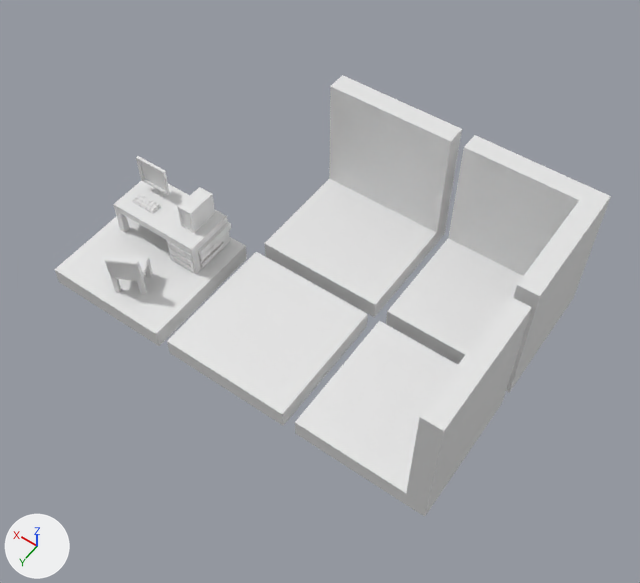
An edit to the COLLADA model mesh/tiles.dae, drawn before and after from the same camera.
Rendered twice from a camera (50 mm lens) standing at (-4.87, 7.69, 10.25) and looking at (-0.49, 1.57, 0.63). Every picture has the same lights, and +X, +Y and +Z are marked at lower left. Where no turn or scale is listed for an object, it has been applied to the vertices. Vertices at the same position are counted once.

The scene before the commit, as lines of its bpy script (objects in view):
```python
me_id18_001 = bpy.data.meshes.new('ID18.001')
me_id18_001.from_pydata(...)  # 16 vertices, 28 faces; spans x -1.0..1.0, y -1.0..1.0, z -0.16..2.0
me_id18_001.materials.append(mat_mat_003)  # white #e7e7e7
me_id27_001 = bpy.data.meshes.new('ID27.001')
me_id27_001.from_pydata(...)  # 16 vertices, 28 faces; spans x -1.0..1.0, y -1.0..1.0, z -0.16..2.0
me_id27_001.materials.append(mat_mat_003)  # white #e7e7e7
me_id36_001 = bpy.data.meshes.new('ID36.001')
me_id36_001.from_pydata(...)  # 26 vertices, 48 faces; spans x -1.0..1.0, y -1.0..1.0, z -0.15..2.0
me_id36_001.materials.append(mat_mat_003)  # white #e7e7e7
me_id45_001 = bpy.data.meshes.new('ID45.001')
me_id45_001.from_pydata(...)  # 508 vertices, 988 faces; spans x -1.0..1.0, y -1.0..1.0, z -0.15..1.33
me_id45_001.materials.append(mat_mat_003)  # white #e7e7e7
me_id9_001 = bpy.data.meshes.new('ID9.001')
me_id9_001.from_pydata(...)  # a box spanning x -1.0..1.0, y -1.0..1.0, z -0.15..0.15
me_id9_001.materials.append(mat_mat_003)  # white #e7e7e7
ob_tile_basic = bpy.data.objects.new('tile_basic', me_id9_001)
ob_tile_basic.location = (-0.06, 2.2, 0.0)
ob_tile_corner_base = bpy.data.objects.new('tile_corner_base', me_id36_001)
ob_tile_corner_base.location = (-2.26, 0.0, 0.0)
ob_tile_desk_1 = bpy.data.objects.new('tile_desk_1', me_id45_001)
ob_tile_desk_1.location = (2.14, 2.2, 0.0)
ob_tile_right_wall_base = bpy.data.objects.new('tile_right_wall_base', me_id18_001)
ob_tile_right_wall_base.location = (-2.26, 2.2, 0.0)
ob_tile_top_wall_base = bpy.data.objects.new('tile_top_wall_base', me_id27_001)
ob_tile_top_wall_base.location = (-0.06, 0.0, 0.0)
```
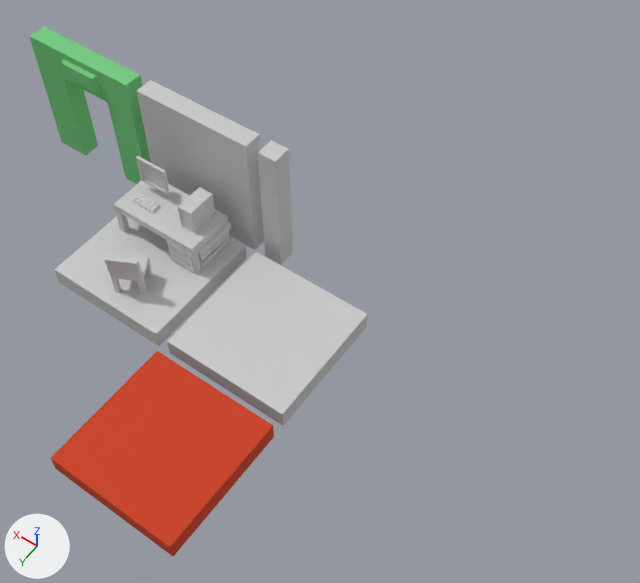
The newer file is also turned or shifted as a whole; pictures and numbers use the older file's frame.

Edits to the bpy script that builds the scene:
```text
Add mat_mat:
    mat_mat = principled_material('Mat')
    mat_mat.base_color = (0.604, 0.604, 0.604)  # light grey #cccccc
    mat_mat.roughness = 0.42
Add mat_mat_1:
    mat_mat_1 = principled_material('Mat.1')
    mat_mat_1.base_color = (0.604, 0.0482, 0.0107)  # red #cc3e1b
    mat_mat_1.roughness = 0.9
Add mat_mat_2:
    mat_mat_2 = principled_material('Mat.2')
    mat_mat_2.base_color = (0.176, 0.604, 0.21)  # green #74cc7e
    mat_mat_2.roughness = 0.9
Change me_id9_001:
    used by ob_tile_basic; location = (-0.06, 2.2, 0.0)
    remove me_id9_001.from_pydata(...)  # 8 vertices, 12 faces; spans x -1.0..1.0, y -1.0..1.0, z -0.15..0.15
    remove me_id9_001.materials.append(mat_mat_003)  # white #e7e7e7
    add me_id9_001.from_pydata(...)  # 8 vertices, 6 faces; spans x -1.0..1.0, y -1.0..1.0, z -0.15..0.15
    me_id9_001 part 1
    12 faces are deleted
    6 new faces join them
    add me_id9_001.materials.append(mat_mat)  # light grey #cccccc
Add me_tile_wall:
    me_tile_wall.from_pydata(...)  # a box spanning x -1.0..1.0, y 0.7..1.0, z -0.15..2.0
    me_tile_wall.materials.append(mat_mat)  # light grey #cccccc
Add me_tile_wall_corner:
    me_tile_wall_corner.from_pydata(...)  # a box spanning x 0.7..1.0, y 0.7..1.0, z -0.15..2.0
    me_tile_wall_corner.materials.append(mat_mat)  # light grey #cccccc
Add me_tile_fire:
    me_tile_fire.from_pydata(...)  # a box spanning x -1.0..1.0, y -1.0..1.0, z -0.15..0.15
    me_tile_fire.materials.append(mat_mat_1)  # red #cc3e1b
Add me_tile_exit:
    me_tile_exit.from_pydata(...)  # 32 vertices, 30 faces; spans x -1.0..1.0, y 0.7..1.06, z -0.15..2.0
    me_tile_exit.materials.append(mat_mat_2)  # green #74cc7e
Remove ob_tile_corner_base:
    ob_tile_corner_base = bpy.data.objects.new('tile_corner_base', me_id36_001)
    ob_tile_corner_base.location = (-2.26, 0.0, 0.0)
Remove ob_tile_top_wall_base:
    ob_tile_top_wall_base = bpy.data.objects.new('tile_top_wall_base', me_id27_001)
    ob_tile_top_wall_base.location = (-0.06, 0.0, 0.0)
Remove ob_tile_right_wall_base:
    ob_tile_right_wall_base = bpy.data.objects.new('tile_right_wall_base', me_id18_001)
    ob_tile_right_wall_base.location = (-2.26, 2.2, 0.0)
Add ob_tile_wall:
    ob_tile_wall = bpy.data.objects.new('tile_wall', me_tile_wall)
    ob_tile_wall.location = (2.14, 0.0, 0.0)
Add ob_tile_wall_corner:
    ob_tile_wall_corner = bpy.data.objects.new('tile_wall_corner', me_tile_wall_corner)
    ob_tile_wall_corner.location = (-0.06, 0.0, 0.0)
Add ob_tile_fire:
    ob_tile_fire = bpy.data.objects.new('tile_fire', me_tile_fire)
    ob_tile_fire.location = (-0.06, 4.4, 0.0)
Add ob_tile_exit:
    ob_tile_exit = bpy.data.objects.new('tile_exit', me_tile_exit)
    ob_tile_exit.location = (4.34, 0.0, 0.0)
```

Changed parts and their boxes [x1, y1, x2, y2] in the pictures (640 x 583 px):
'tile_corner_base', deleted
    before: [386, 135, 611, 392]
'tile_top_wall_base', deleted
    before: [264, 75, 462, 317]
'tile_right_wall_base', deleted
    before: [295, 296, 532, 516]
'tile_fire', added (red)
    after: [50, 351, 274, 556]
'tile_wall', added
    after: [137, 80, 264, 250]
'tile_exit', added (green)
    after: [29, 27, 151, 184]
'tile_wall_corner', added
    after: [258, 140, 293, 265]
part 1 of me_id9_001, cut back
    both: [167, 252, 368, 426]
